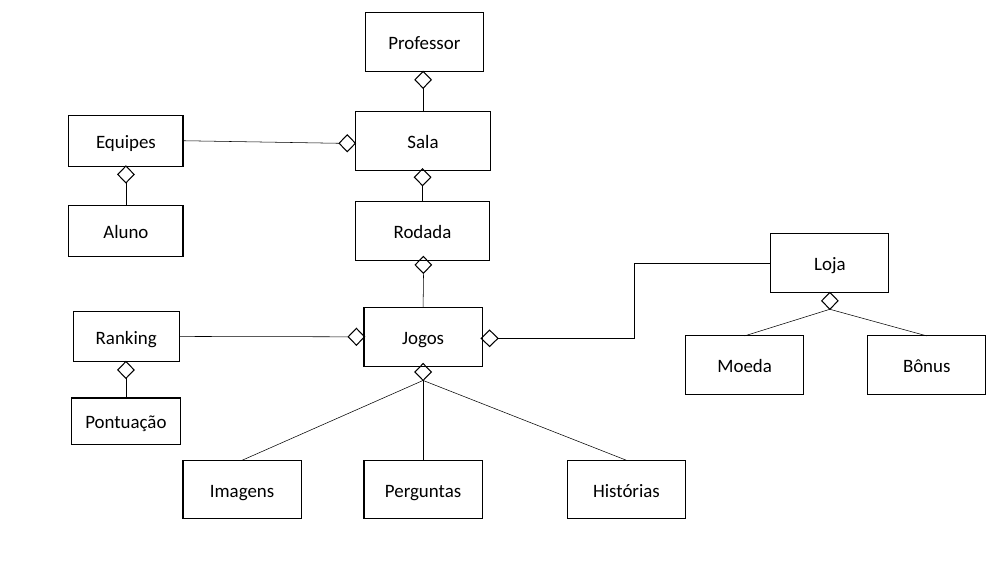
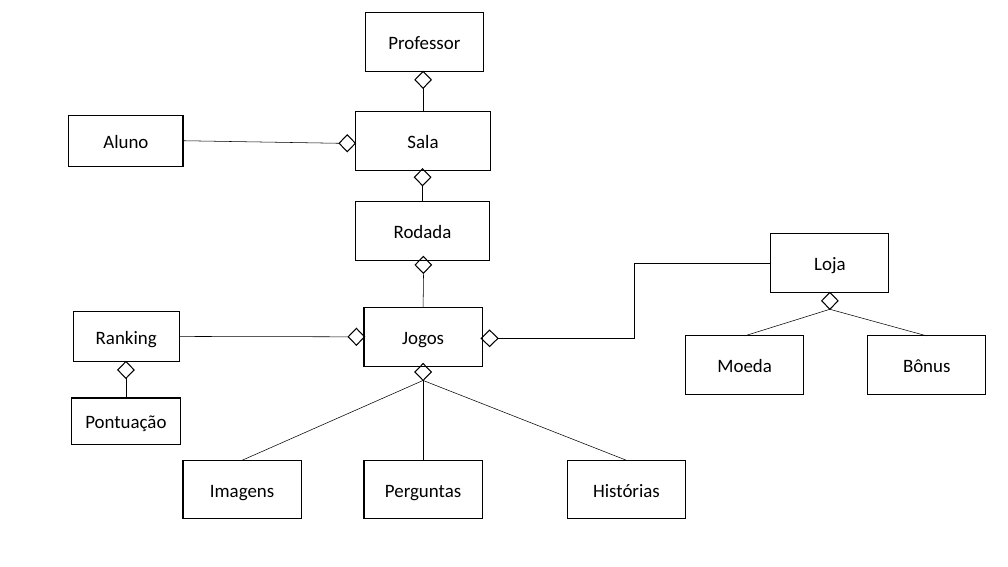
Before and after one commit to NathanReis/FTT-Recicla, a slide deck: slide 1 of Documentacao Projeto/Modelo de Domínio.pptx. Drawn at 1008x567 pixels with LibreOffice and Linux fonts; fonts in the diff are those of the drawing. Boxes give left, top, right and bottom in pixels: in the first picture for what was removed or moved away, otherwise in the second. Text is boxed around its words. In the diff, an @@ line names an element or a change of style, - is before the commit and + after.

Commit message:
troca equipe por aluno

```diff
--- a/Documentacao Projeto/Modelo de Domínio.pptx
+++ b/Documentacao Projeto/Modelo de Domínio.pptx
@@ text in rectangle at bbox=[103, 135, 148, 148]: text changed @@
-Equipes
+Aluno
@@ diamond removed at bbox=[118, 166, 135, 183] @@
@@ rectangle removed at bbox=[69, 206, 183, 256] @@
-Aluno
@@ line removed from (126, 183) to (126, 206) @@
```
Also in this commit, not shown: 1 other file.
